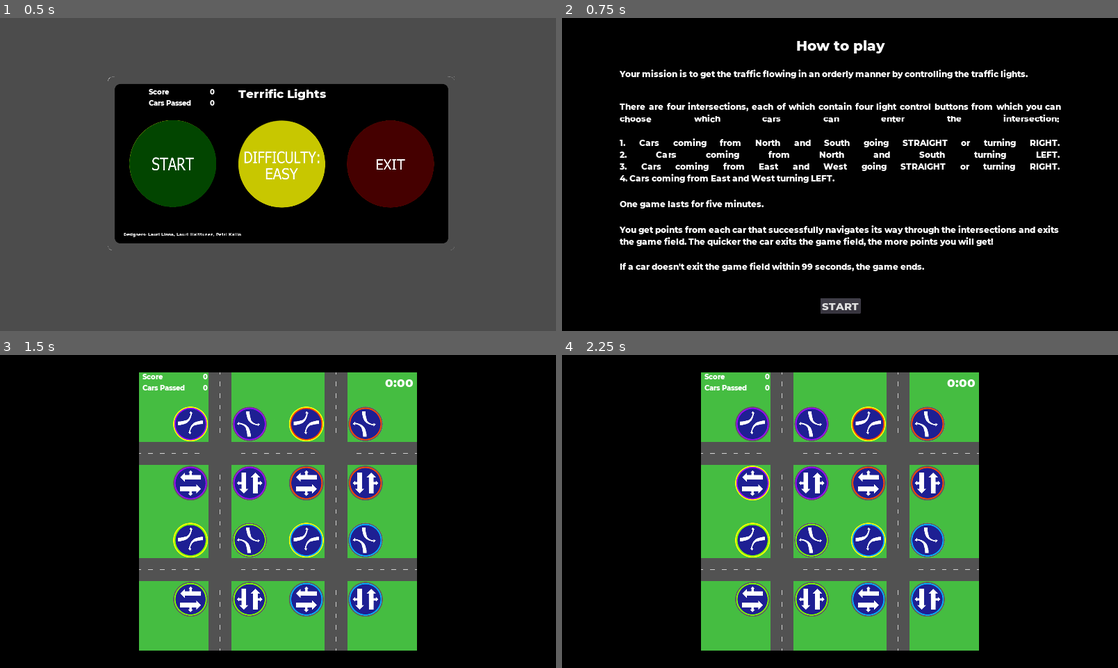
Above: before the commit, frames 1-4 (two rows, left to right).
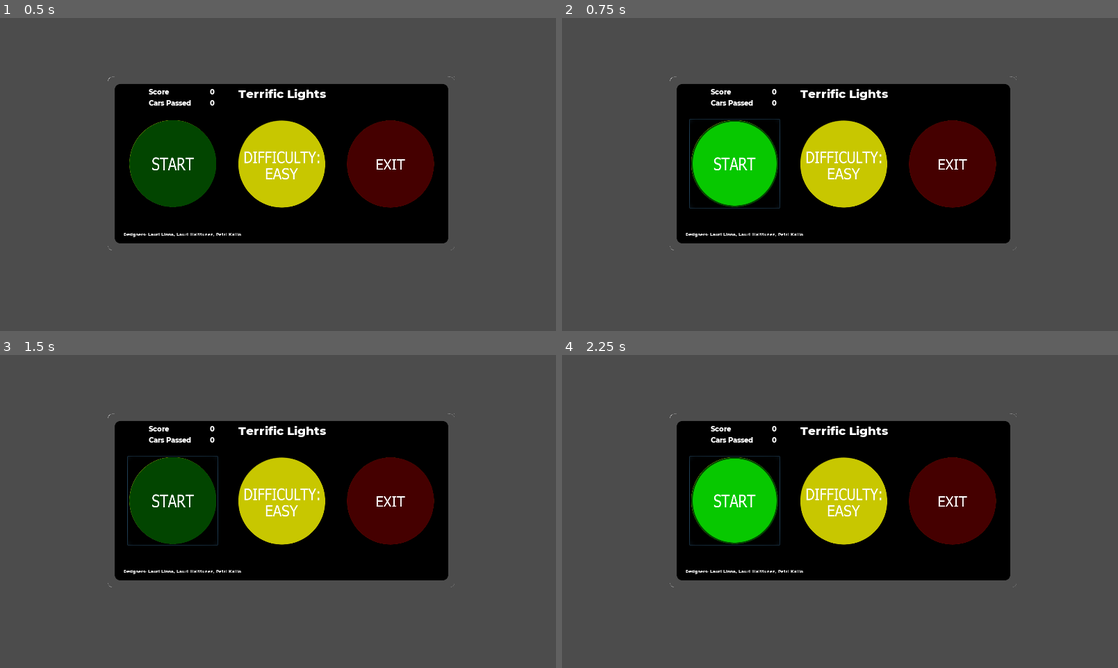
Above: after the commit, the same moments.

Repository: nicohi/terrific-lights-multiplayer
Game: Godot game, scene res://MainMenu/MainMenu.tscn
The game is run twice, just before and just after one commit, with the same random seed, the same clock (stepped at 60 frames per second) and the same inputs. Sound files missing from this copy of the repository are replaced by a short silence.
Inputs (mouse positions are in pixels of both pictures, inside the frame that each line leads up to):
- Up to frame 1 (0.5 s): no input
- Up to frame 2 (0.75 s): click (734, 165) at 0.52 s
- Up to frame 3 (1.5 s): click (278, 642) at 1.25 s, where only the run before the commit has a clickable "START"
- Up to frame 4 (2.25 s): click (734, 502) at 2.02 s

Frame 1 is identical in both runs. In frame 2, 82% of the frame differs, in the area x 0-100%, y 0-100%; in frame 3, 92%; in frame 4, 92%.

Commit message:
multiplayer assets

Diff:
--- a/Car/Car.gd
+++ b/Car/Car.gd
@@ -20,6 +20,7 @@
 var drive := false # if true, the car can proceed
 
 var route setget setRoute
+var proceed setget setProgress
 var ind: int
 
 onready var sprite := $Sprite
@@ -55,6 +56,9 @@
 func setRoute(r):
 	route = r
 	ind = 0
+
+func setProgress(p):
+	proceed = p
 
 # Determines the car's direction. Used when checking if the Car may enter a crossing
 func movingInDirection():
@@ -75,6 +79,7 @@
 	current_speed = MAX_SPEED
 	speed_modifier = ACCELERATION
 	drive = false
+	proceed = 2
 
 	pointCounter.reset()
 	pointCounter.stop()
--- a/Globals.gd
+++ b/Globals.gd
@@ -5,6 +5,7 @@
 const VARIKKO = Vector2(-666, -666)
 var score = 0
 var cars_passed = 0
+var players = 1
 enum { NONE, ALL, NORTH, EAST, SOUTH, WEST }
 enum { LEFT, RIGHT, STRAIGHT }
 
--- a/MainMenuHard.gd
+++ b/MainMenuHard.gd
@@ -19,4 +19,4 @@
 
 func _on_StartButton_pressed():
 	EngineConfig.car_engines_on = 0
-	get_tree().change_scene("res://Map/Map.tscn")
+	get_tree().change_scene("res://Map/MapMulti.tscn")
--- a/Map/Map.gd
+++ b/Map/Map.gd
@@ -41,6 +41,7 @@
 		car.connect("car_exited", self, "_reset_car")
 		car.connect("game_over", self, "_game_over")
 		car.setRoute(road.randomRoute())
+		car.setProgress(2)
 		add_child_below_node(carStorage, car)
 
 func _ready():
@@ -79,6 +80,7 @@
 
 	emit_signal("score_changed", Globals.score, Globals.cars_passed)
 	car.setRoute(road.randomRoute())
+	car.setProgress(car.progress - 1)
 
 func _game_over(car: Car):
 	darken.show()
